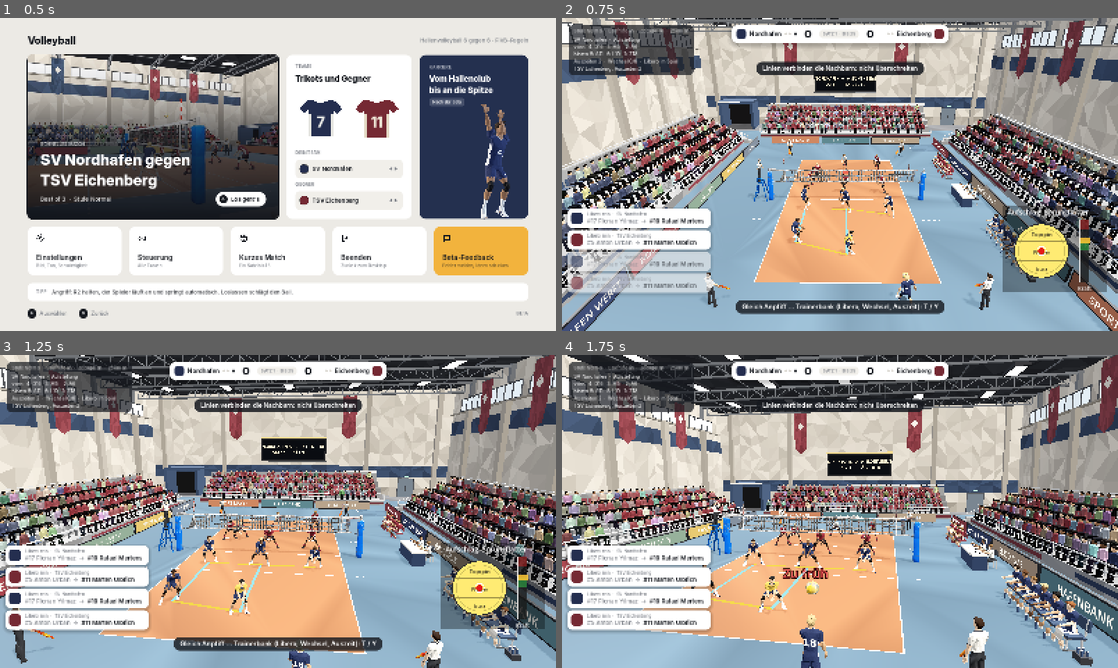
Above: before the commit, frames 1-4 (two rows, left to right).
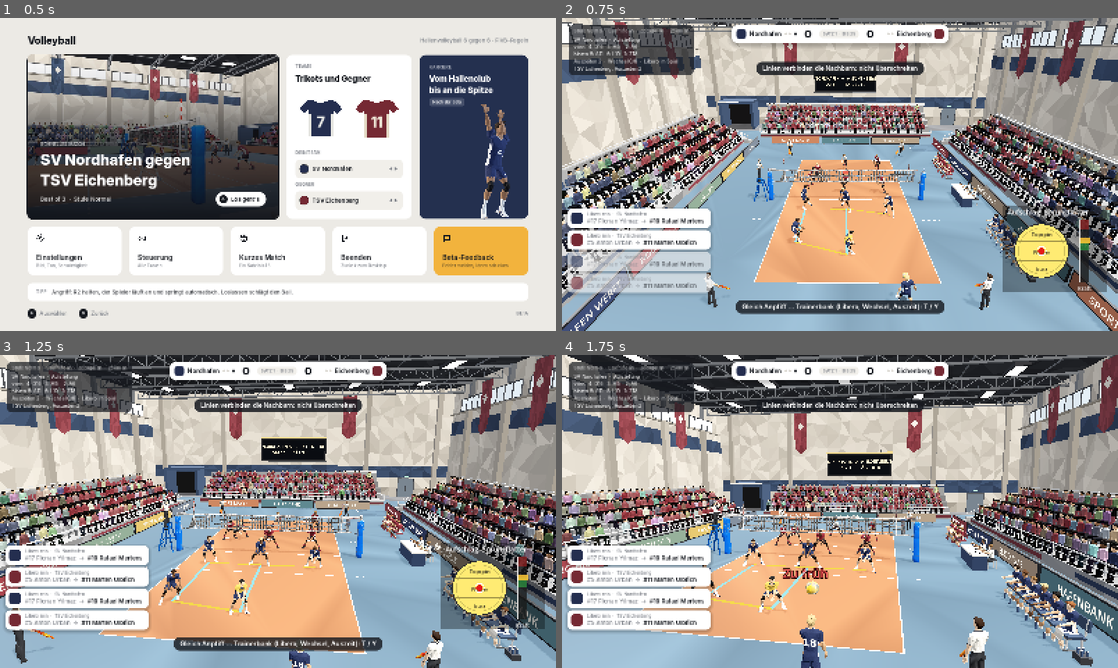
Above: after the commit, the same moments.

Repository: MattrixDev/volleyball_game
Game: Godot game, scene res://scenes/main.tscn
Two runs of this game, one before a commit and one after it. Both use one fixed random seed, a clock stepped at 60 frames per second and the inputs below.
Inputs (mouse positions are in pixels of both pictures, inside the frame that each line leads up to):
- Up to frame 1 (0.5 s): no input
- Up to frame 2 (0.75 s): click (717, 136) at 0.52 s
- Up to frame 3 (1.25 s): no input
- Up to frame 4 (1.75 s): tap Enter at 1.25 s; move the mouse to (962, 495) at 1.27 s; hold D (move_right) from 1.28 s (still down); hold Space (bump) from 1.28 s (still down); click (962, 495) at 1.42 s; tap E (hit) at 1.55 s

Frame 1 is identical in both runs. In frame 2, 0.4% of the frame differs, in the area x 0-100%, y 0-99%; in frame 3, 0.2%; in frame 4, less than 0.1%.

Commit message:
Spielerstaerken spuerbarer: Staerke-Abweichung pro 20 Punkte, Spielerinfo auf der Trainerbank, Testflags --home/--away
Co-Authored-By: Claude Opus 5.5 (1M context) <noreply@anthropic.com>
Claude-Session: https://claude.ai/code/session_012Y4YPcJYkAemZxMK1uLY6C

Diff:
--- a/scripts/match.gd
+++ b/scripts/match.gd
@@ -217,6 +217,11 @@
 	rng.randomize()
 	if not OS.get_cmdline_user_args().has("--autoplay"):
 		cfg.load_file()
+	for a in OS.get_cmdline_user_args():
+		if a.begins_with("--home="):
+			Teams.home = a.get_slice("=", 1)  # Test: Teams waehlen
+		elif a.begins_with("--away="):
+			Teams.away = a.get_slice("=", 1)
 	for t in 2:
 		_spawn_team(t)
 	_make_ball()
--- a/scripts/player_data.gd
+++ b/scripts/player_data.gd
@@ -52,9 +52,9 @@
 	return traits.has(t)
 
 
-## Abweichung einer Staerke vom normalen Spieler: 40 -> -1, 70 -> 0, 99 -> knapp +1.
+## Abweichung einer Staerke vom normalen Spieler: 50 -> -1, 70 -> 0, 90 -> +1 (begrenzt auf -1,5 .. +1,4).
 func f(key: String) -> float:
-	return clampf((float(get(key)) - 70.0) / 30.0, -1.5, 1.0)
+	return clampf((float(get(key)) - 70.0) / 20.0, -1.5, 1.4)
 
 
 ## So viel hoeher (m) als ein Spieler mit 1,95 m reicht er im Stand mit gestrecktem Arm.
--- a/scripts/trainer.gd
+++ b/scripts/trainer.gd
@@ -130,7 +130,7 @@
 	for slot in [1, 2, 3, 4, 5, 6]:
 		var id: int = r.lineup[slot - 1]
 		var mm: Dictionary = r.m(id)
-		var label := "P%d  %s #%d %s" % [slot, TeamRoster.ROLE_TAG[mm.role], mm.number, mm.name]
+		var label := "P%d  %s #%d %s%s" % [slot, TeamRoster.ROLE_TAG[mm.role], mm.number, mm.name, _info(mm)]
 		if id == _out_id:
 			label = "▶ " + label
 		left.add_child(_button(label, _on_pick_out.bind(id), mm.role != "L"))
@@ -139,7 +139,7 @@
 		var mm: Dictionary = r.m(id)
 		if mm.role == "L":
 			continue
-		var label := "%s #%d %s" % [TeamRoster.ROLE_TAG[mm.role], mm.number, mm.name]
+		var label := "%s #%d %s%s" % [TeamRoster.ROLE_TAG[mm.role], mm.number, mm.name, _info(mm)]
 		var enabled := _out_id >= 0 and r.sub_error(_out_id, id) == ""
 		right.add_child(_button(label, _on_sub_in.bind(id), enabled))
 	cols.add_child(left)
@@ -151,6 +151,12 @@
 	_box.add_child(_text("Ein Wechsel pro Spieler: Wer raus ist, darf nur für seinen Ersatz zurück. Zurück ins Spiel: T / Y oder B.", 16, Color(0.6, 0.63, 0.7)))
 	_box.add_child(_button("Weiter spielen", close))
 	first.call_deferred("grab_focus")
+
+
+## Groesse, Wertung und Spielstil hinter dem Namen ("  ·  2,04 m · 78 · Lange Arme").
+func _info(mm: Dictionary) -> String:
+	var d: PlayerData = mm.get("data")
+	return "  ·  " + d.summary() if d else ""
 
 
 func _on_timeout() -> void:
